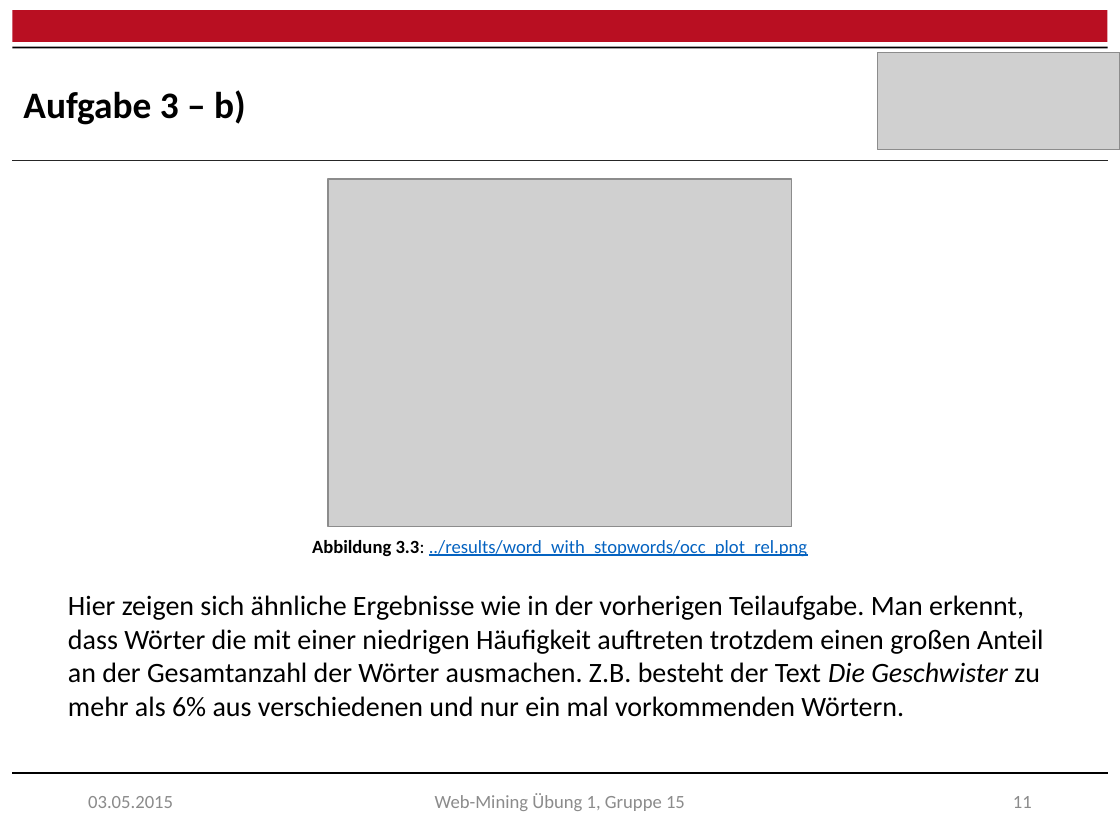
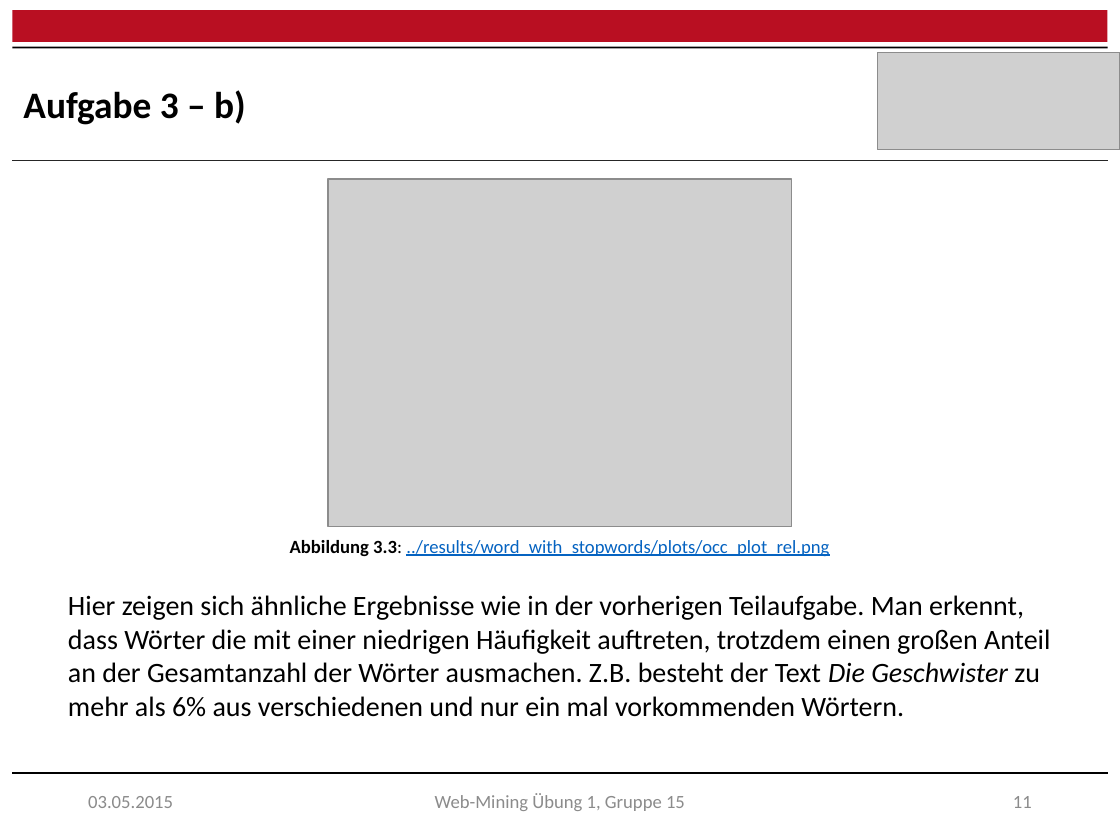
Before and after one commit to raQai/web-mining, a slide deck: slide 12 of ex1/ex1_results.pptx. Drawn at 1120x840 pixels with LibreOffice and Linux fonts; fonts in the diff are those of the drawing; grey boxes stand for pictures. Boxes give left, top, right and bottom in pixels: in the first picture for what was removed or moved away, otherwise in the second. Text is boxed around its words. In the diff, an @@ line names an element or a change of style, - is before the commit and + after.

```diff
--- a/ex1/ex1_results.pptx
+++ b/ex1/ex1_results.pptx
@@ text at box(290, 540, 829, 557): text changed @@
-Abbildung 3.3: ../results/word_with_stopwords/occ_plot_rel.png
+Abbildung 3.3: ../results/word_with_stopwords/plots/occ_plot_rel.png
@@ text at box(68, 595, 1050, 717): text changed @@
-Hier zeigen sich ähnliche Ergebnisse wie in der vorherigen Teilaufgabe. Man erkennt, dass Wörter die mit einer niedrigen Häufigkeit auftreten trotzdem einen großen Anteil an der Gesamtanzahl der Wörter ausmachen. Z.B. besteht der Text Die Geschwister zu mehr als 6% aus verschiedenen und nur ein mal vorkommenden Wörtern.
+Hier zeigen sich ähnliche Ergebnisse wie in der vorherigen Teilaufgabe. Man erkennt, dass Wörter die mit einer niedrigen Häufigkeit auftreten, trotzdem einen großen Anteil an der Gesamtanzahl der Wörter ausmachen. Z.B. besteht der Text Die Geschwister zu mehr als 6% aus verschiedenen und nur ein mal vorkommenden Wörtern.
```
Also in this commit, not shown: 8 other slides changed, 45 other files.
